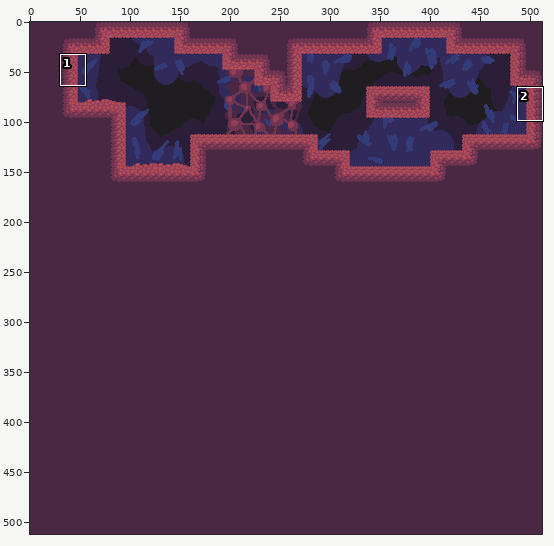
Pixel-art file -- Assets/Sprites/Decor/Backgrounds/test_background.aseprite. The first picture is a wide view before the edit; the outline marks the close-up.
Close-up. The starting point:
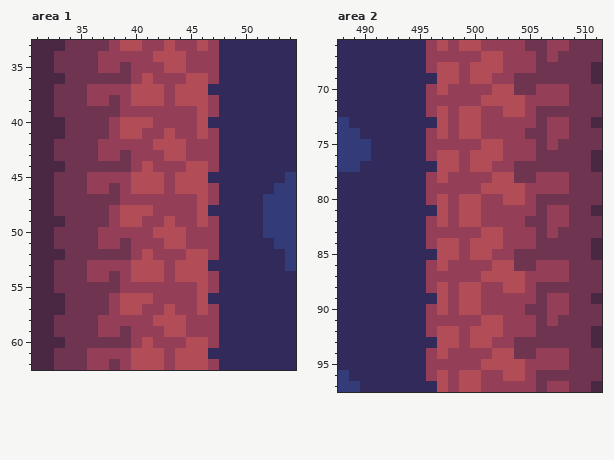
512x512 pixels, 1 frame. Shown: area 1: x 31..54, y 33..62; area 2: x 488..511, y 66..97. The commit also changed other parts of the picture, which this record leaves out.
After:
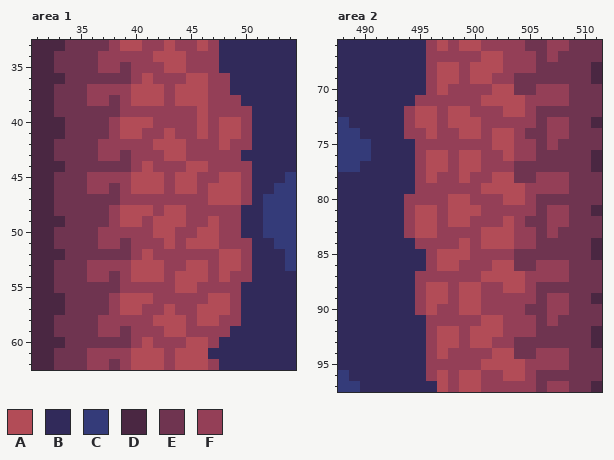
Palette (. is transparent): A #b24c57  B #312a5a  C #343b79  D #4a2742  E #6f3450  F #943f57
The exact change:
layer "extra wall left" added
layer "extra wall right" added
--- area 1, layer "extra wall left"
@@ x 40..52 @@
 35 FFFAAFFFBBBBB
-36 FAFFFAAFBBBBB
-37 AAAFAAABBBBBB
-38 AAAFAAAFBBBBB
-39 FFFFFFAFBBBBB
-40 AAFFFFABBBBBB
-41 AFFAFFAFBBBBB
-42 FFAAAFFFBBBBB
-43 FFFAAFFFBBBBB
-44 FAFFFAAFBBBBB
-45 AAAFAAABBBBBB
-46 AAAFAAAFBBBBB
-47 FFFFFFAFBBBBC
-48 AAFFFFABBBBBC
-49 AFFAFFAFBBBBC
-50 FFAAAFFFBBBBC
-51 FFFAAFFFBBBBB
-52 FAFFFAAFBBBBB
-53 AAAFAAABBBBBB
-54 AAAFAAAFBBBBB
-55 FFFFFFAFBBBBB
-56 AAFFFFABBBBBB
-57 AFFAFFAFBBBBB
-58 FFAAAFFFBBBBB
-59 FFFAAFFFBBBBB
+36 FAFFFAAFFBBBB
+37 AAAFAAAFFBBBB
+38 AAAFAAAFFFBBB
+39 FFFFFFAFFFFBB
+40 AAFFFFAFAAFBB
+41 AFFAFFAFAAFBB
+42 FFAAAFFFAFFBB
+43 FFFAAFFFFFBBB
+44 FAFFFAAFFFFBB
+45 AAAFAAFFAAFBB
+46 AAAFAAFAAAFBB
+47 FFFFFFFAAAFBC
+48 AAFAAFFFFFBBC
+49 AFAAAFFAFFBBC
+50 FFAAFFAAFFBBC
+51 FFFAFAAAFFFBB
+52 FAFFFFFFAAFBB
+53 AAAFFAAFAAFBB
+54 AAAFAAAFAFFBB
+55 FFFFAAFFFFBBB
+56 AAFFFFFAAFBBB
+57 AFFAFFAAAFBBB
+58 FFAAAFAAFFBBB
+59 FFFAAFFFFBBBB
 60 FAFFFAAFBBBBB
--- area 2, layer "extra wall right"
@@ x 492..505 @@
 68 BBBBFAAFAAAFFF
-69 BBBBBAAFAAFFEE
+69 BBBBFAAFAAFFEE
 70 BBBBFAFFFFAAEE
-71 BBBBFFFFFAAAAF
-72 BBBBFAFAAFFAAF
-73 BBBBBAFAAFFFFF
-74 BBBBFAFAAFFFFE
-75 BBBBFFFFFAAFFF
-76 BBBBFAAFAAAFFF
-77 BBBBBAAFAAFFEE
-78 BBBBFAFFFFAAEE
-79 BBBBFFFFFAAAAF
-80 BBBBFAFAAFFAAF
-81 BBBBBAFAAFFFFF
-82 BBBBFAFAAFFFFE
-83 BBBBFFFFFAAFFF
-84 BBBBFAAFAAAFFF
-85 BBBBBAAFAAFFEE
-86 BBBBFAFFFFAAEE
-87 BBBBFFFFFAAAAF
-88 BBBBFAFAAFFAAF
-89 BBBBBAFAAFFFFF
-90 BBBBFAFAAFFFFE
+71 BBBFFFFFFAAAAF
+72 BBFAAFAAFFFAAF
+73 BBFAAFAAAFFFFF
+74 BBFFAFFAAFAAFE
+75 BBBFFFFFFFAAFF
+76 BBBFAAFAAFFAFF
+77 BBBFAAFAAFFFEE
+78 BBBFAFFAFFAAEE
+79 BBBFFFFFFAAAAF
+80 BBFFFFAAFFFAAF
+81 BBFAAFAAAFFFFF
+82 BBFAAFAAFFFAFE
+83 BBFAAFFFFAAAFF
+84 BBBFFFFAFAAAFF
+85 BBBBFAAAFFFFEE
+86 BBBBFAAFFFAAEE
+87 BBBFFFFFFAAAAF
+88 BBBFAAFAAFFAAF
+89 BBBFAAFAAFFFFF
+90 BBBFAFFAAFFFFE
 91 BBBBFFFFFAAFFF
 92 BBBBFAAFAAAFFF
-93 BBBBBAAFAAFFEE
+93 BBBBFAAFAAFFEE
 94 BBBBFAFFFFAAEE
